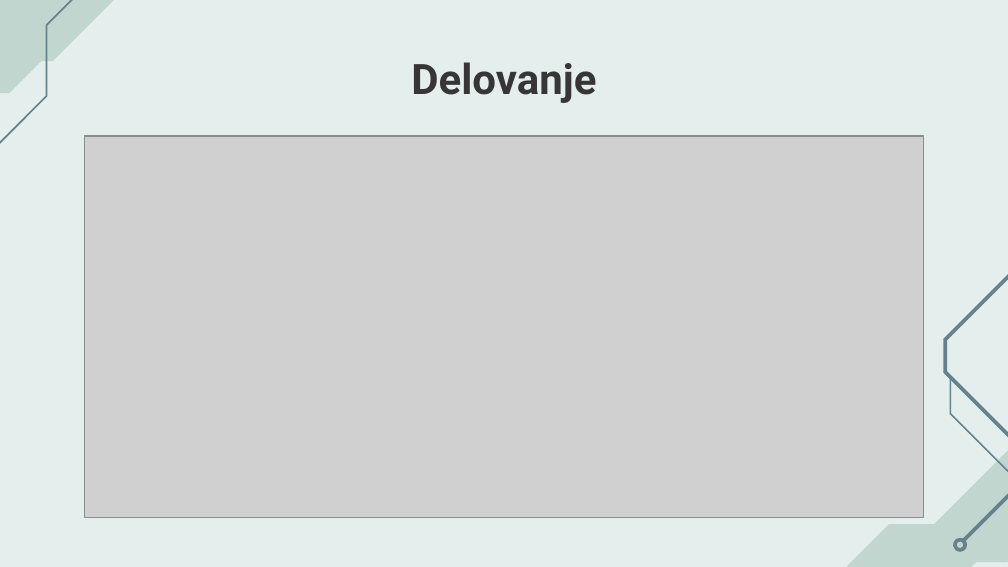
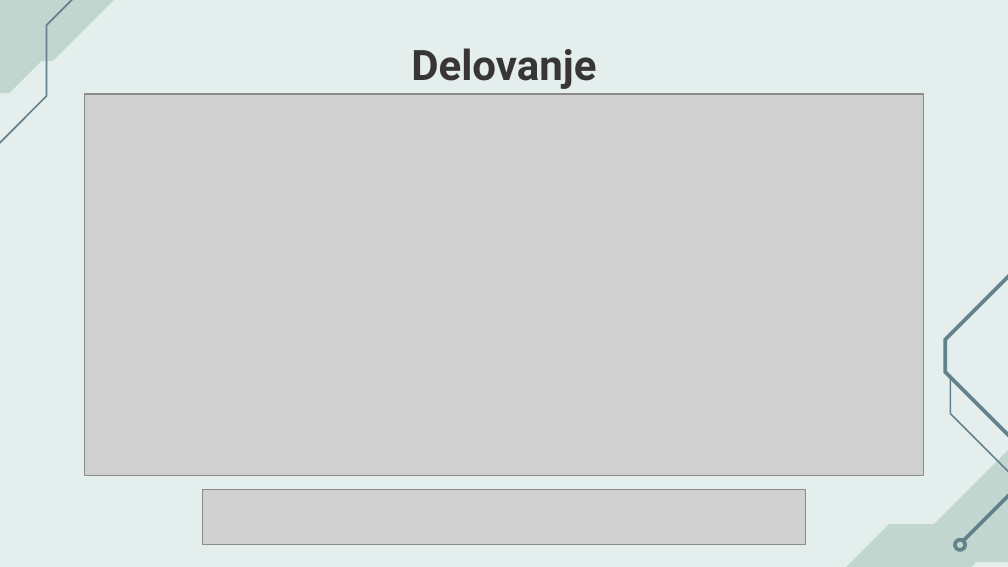
Before and after one commit to david-slatinek/nyx, a slide deck: slide 9 of docs/presentation.pptx. Drawn at 1008x567 pixels with LibreOffice and Linux fonts; fonts in the diff are those of the drawing; grey boxes stand for pictures. Boxes give left, top, right and bottom in pixels: in the first picture for what was removed or moved away, otherwise in the second. Text is boxed around its words. In the diff, an @@ line names an element or a change of style, - is before the commit and + after.

Commit message:
Update presentation

```diff
--- a/docs/presentation.pptx
+++ b/docs/presentation.pptx
@@ title "Delovanje": place and size @@
-title "Delovanje" at (411,62,596,103)
+title "Delovanje" at (411,48,596,89)
@@ picture: place and size @@
-picture at (85,136,923,518)
+picture at (85,94,923,476)
@@ picture added at (203,490,806,545) @@
```
Also in this commit, not shown: 2 other files.
